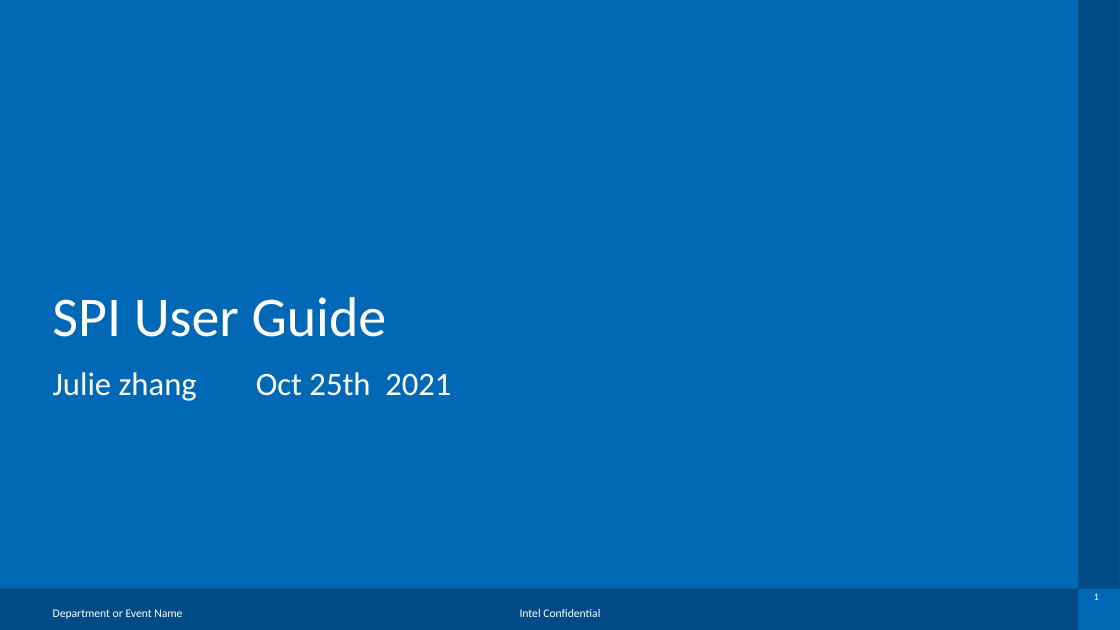
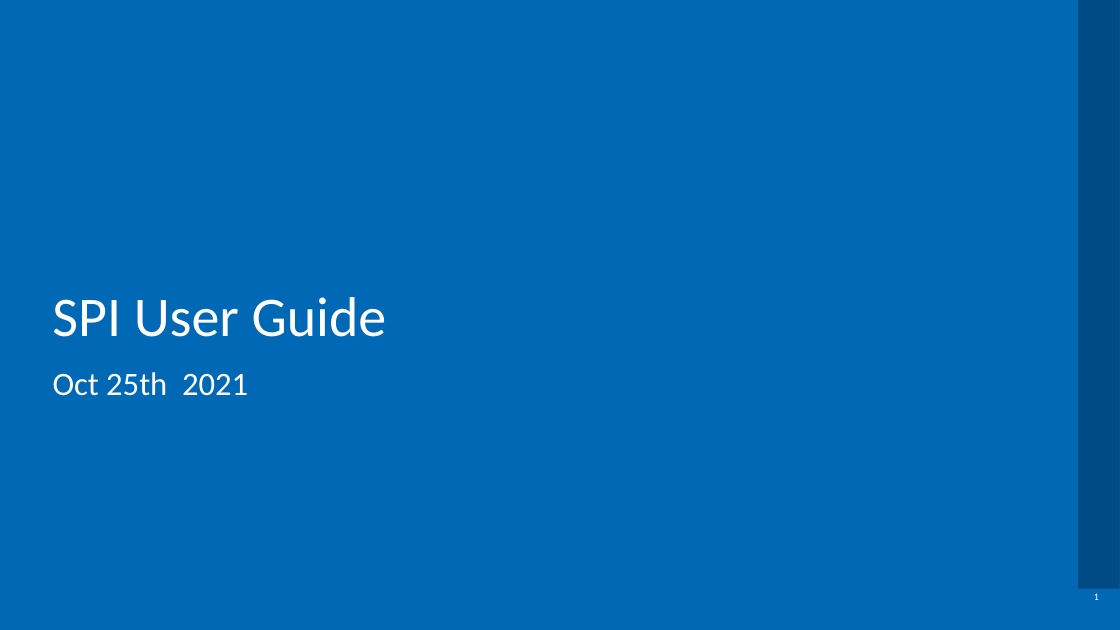
Before and after one commit to chipsalliance/aib-protocols, a slide deck: slide 1 of spi-aib/doc/SPI_User_guide.pptx. Drawn at 1120x630 pixels with LibreOffice and Linux fonts; fonts in the diff are those of the drawing; background and template pictures are left out. Boxes give left, top, right and bottom in pixels: in the first picture for what was removed or moved away, otherwise in the second. Text is boxed around its words. In the diff, an @@ line names an element or a change of style, - is before the commit and + after.

Commit message:
Remove PPT slider Footer Confidential word

```diff
--- a/spi-aib/doc/SPI_User_guide.pptx
+++ b/spi-aib/doc/SPI_User_guide.pptx
@@ text at (53, 372, 248, 396): text changed @@
-Julie zhang Oct 25th 2021
+Oct 25th 2021
@@ rectangle removed at (0, 589, 1079, 630) @@
@@ text removed at (53, 609, 182, 619) @@
-Department or Event Name
@@ text removed at (520, 609, 600, 617) @@
-Intel Confidential
```
Also in this commit, not shown: 1 other slide changed.
